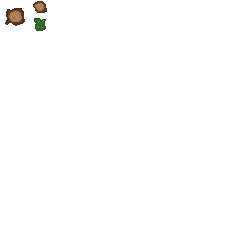
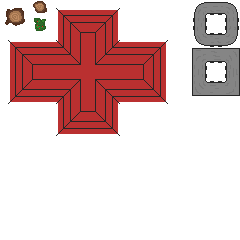
Comparing the layer stacks of the two (240, 240) images. Changes:
showed "house", moved it above "grass" over [left=8, top=2, right=240, bottom=136]
